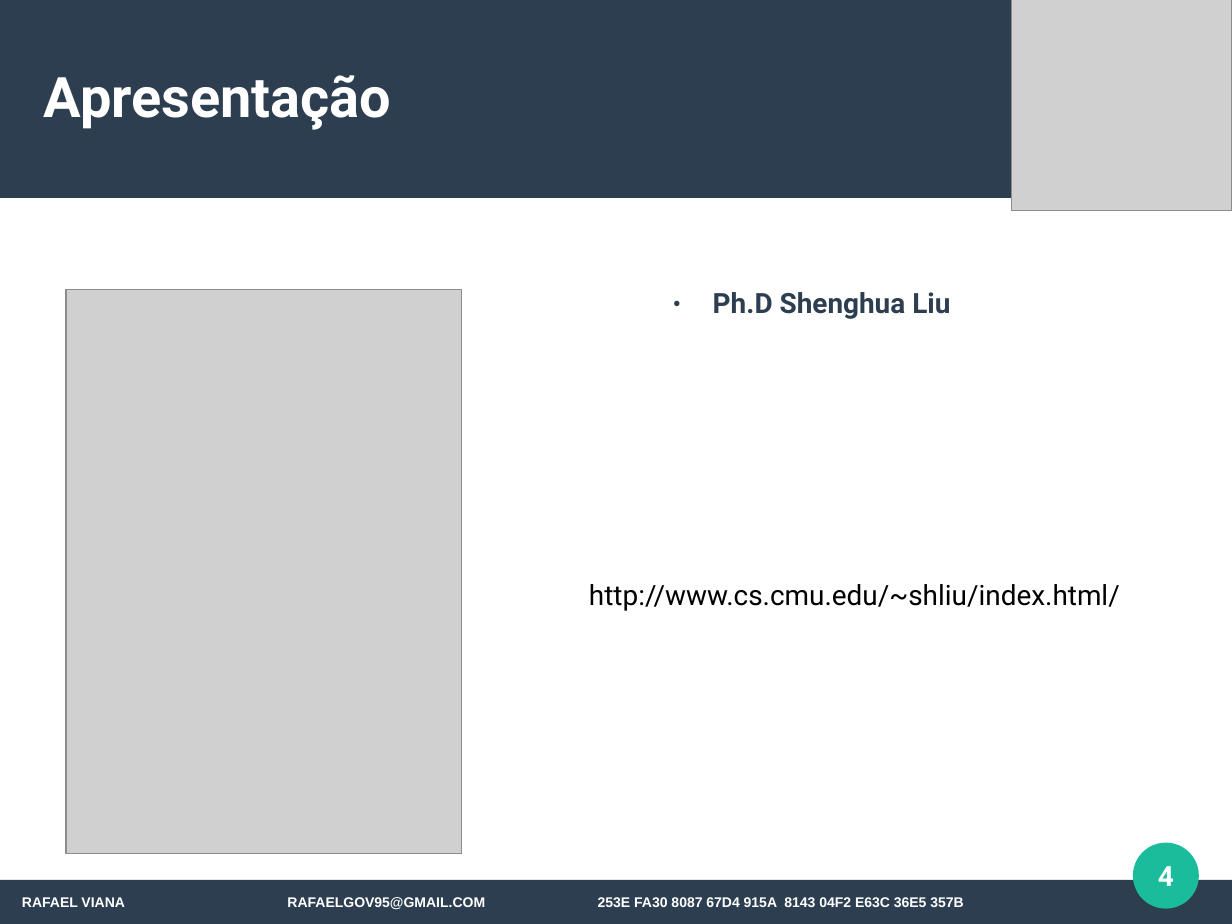
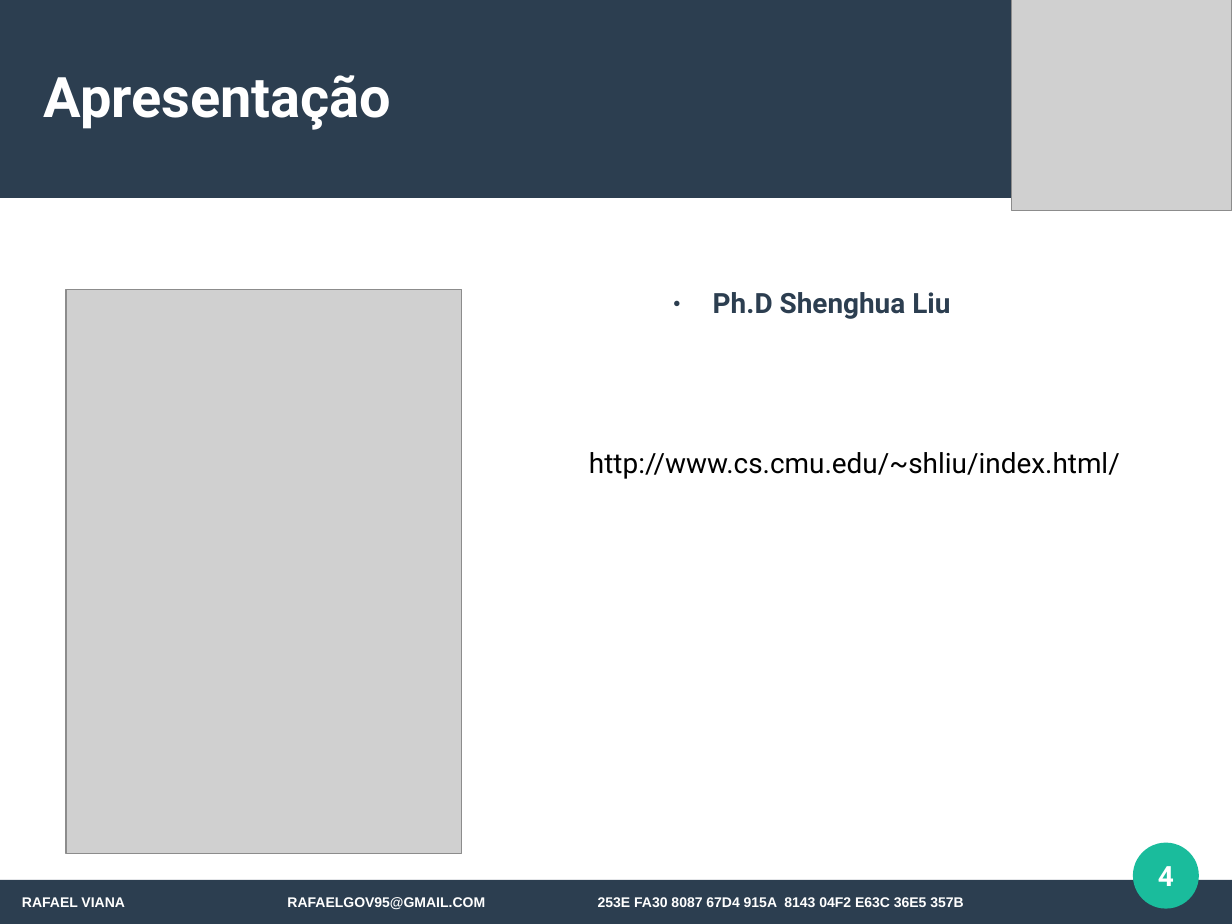
Before and after one commit to rafaelgov95/SD, a slide deck: slide 4 of Apresentacao/PPT/Angular-4.odp. Drawn at 1232x924 pixels with LibreOffice and Linux fonts; fonts in the diff are those of the drawing; grey boxes stand for pictures. Boxes give left, top, right and bottom in pixels: in the first picture for what was removed or moved away, otherwise in the second. Text is boxed around its words. In the diff, an @@ line names an element or a change of style, - is before the commit and + after.

```diff
--- a/Apresentacao/PPT/Angular-4.odp
+++ b/Apresentacao/PPT/Angular-4.odp
@@ text "http://www.cs.cmu.edu/~shliu/index.html/": place and size @@
-text "http://www.cs.cmu.edu/~shliu/index.html/" at <box>589,584,1120,611</box>
+text "http://www.cs.cmu.edu/~shliu/index.html/" at <box>589,452,1120,479</box>
```
Also in this commit, not shown: 11 other slides changed, 7 slides added, 1 slide removed, 3 other files.
